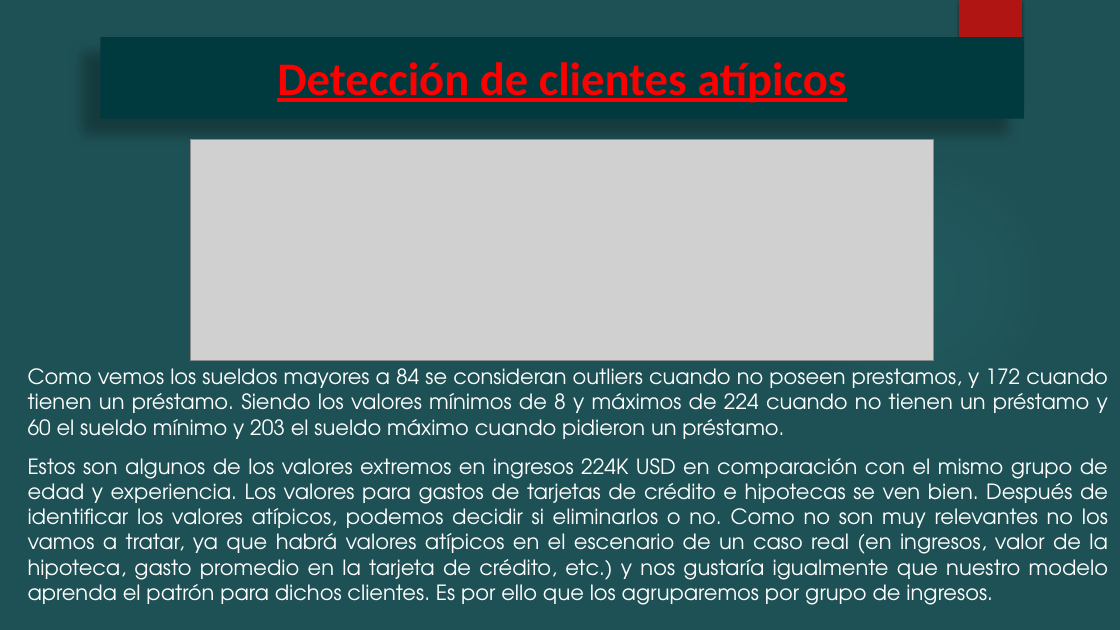
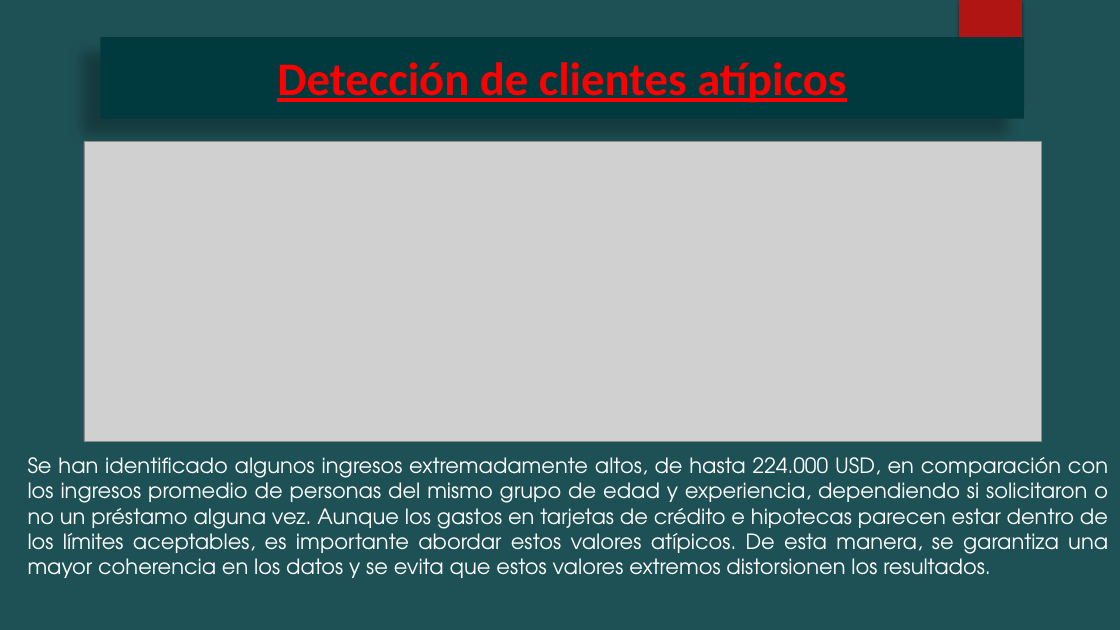
Before and after one commit to Augustobar1991/Proyecto-Coderhouse-Data-Science, a slide deck: slide 9 of Bank/Entrega/Modelado de Prestamos Personales Thera Bank.pptx. Drawn at 1120x630 pixels with LibreOffice and Linux fonts; fonts in the diff are those of the drawing; grey boxes stand for pictures; background and template pictures are left out. Boxes give left, top, right and bottom in pixels: in the first picture for what was removed or moved away, otherwise in the second. Text is boxed around its words. In the diff, an @@ line names an element or a change of style, - is before the commit and + after.

```diff
--- a/Bank/Entrega/Modelado de Prestamos Personales Thera Bank.pptx
+++ b/Bank/Entrega/Modelado de Prestamos Personales Thera Bank.pptx
@@ picture: place and size @@
-picture at box(191, 139, 933, 360)
+picture at box(84, 141, 1042, 441)
@@ text at box(28, 457, 1108, 578): text changed @@
-Como vemos los sueldos mayores a 84 se consideran outliers cuando no poseen prestamos, y 172 cuando tienen un préstamo. Siendo los valores mínimos de 8 y máximos de 224 cuando no tienen un préstamo y 60 el sueldo mínimo y 203 el sueldo máximo cuando pidieron un préstamo.
-Estos son algunos de los valores extremos en ingresos 224K USD en comparación con el mismo grupo de edad y experiencia. Los valores para gastos de tarjetas de crédito e hipotecas se ven bien. Después de identificar los valores atípicos, podemos decidir si eliminarlos o no. Como no son muy relevantes no los vamos a tratar, ya que habrá valores atípicos en el escenario de un caso real (en ingresos, valor de la hipoteca, gasto promedio en la tarjeta de crédito, etc.) y nos gustaría igualmente que nuestro modelo aprenda el patrón para dichos clientes. Es por ello que los agruparemos por grupo de ingresos.
+Se han identificado algunos ingresos extremadamente altos, de hasta 224.000 USD, en comparación con los ingresos promedio de personas del mismo grupo de edad y experiencia, dependiendo si solicitaron o no un préstamo alguna vez. Aunque los gastos en tarjetas de crédito e hipotecas parecen estar dentro de los límites aceptables, es importante abordar estos valores atípicos. De esta manera, se garantiza una mayor coherencia en los datos y se evita que estos valores extremos distorsionen los resultados.
```
Also in this commit, not shown: 9 other slides changed, 15 slides added, 2 other files.
